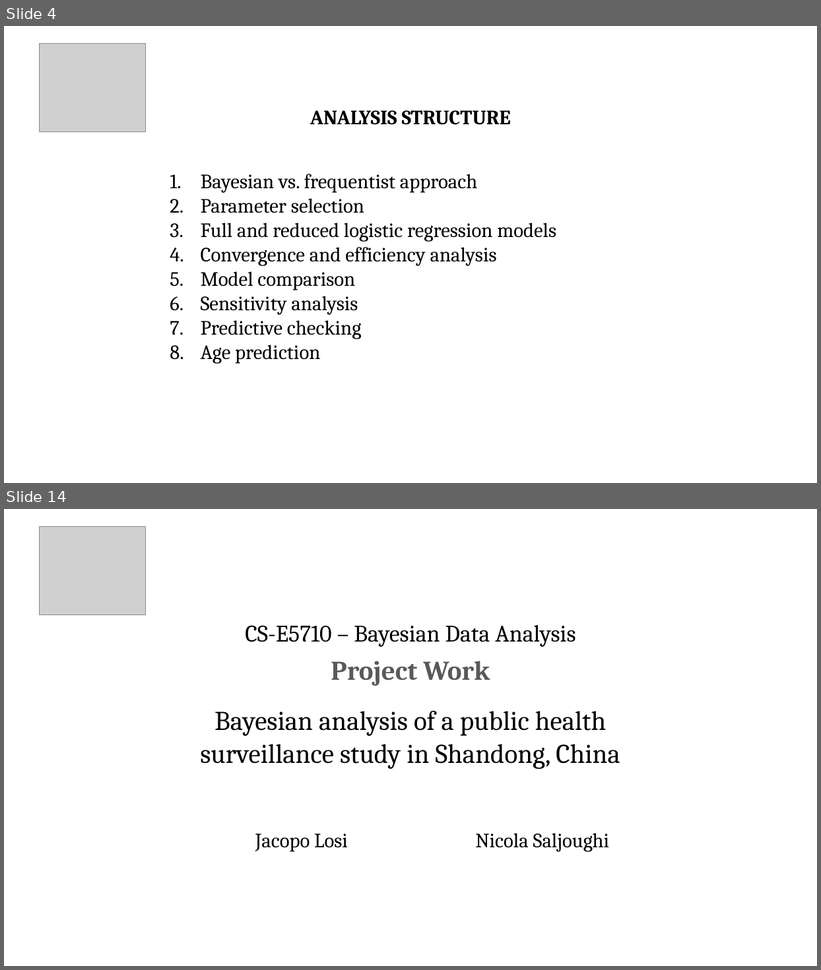
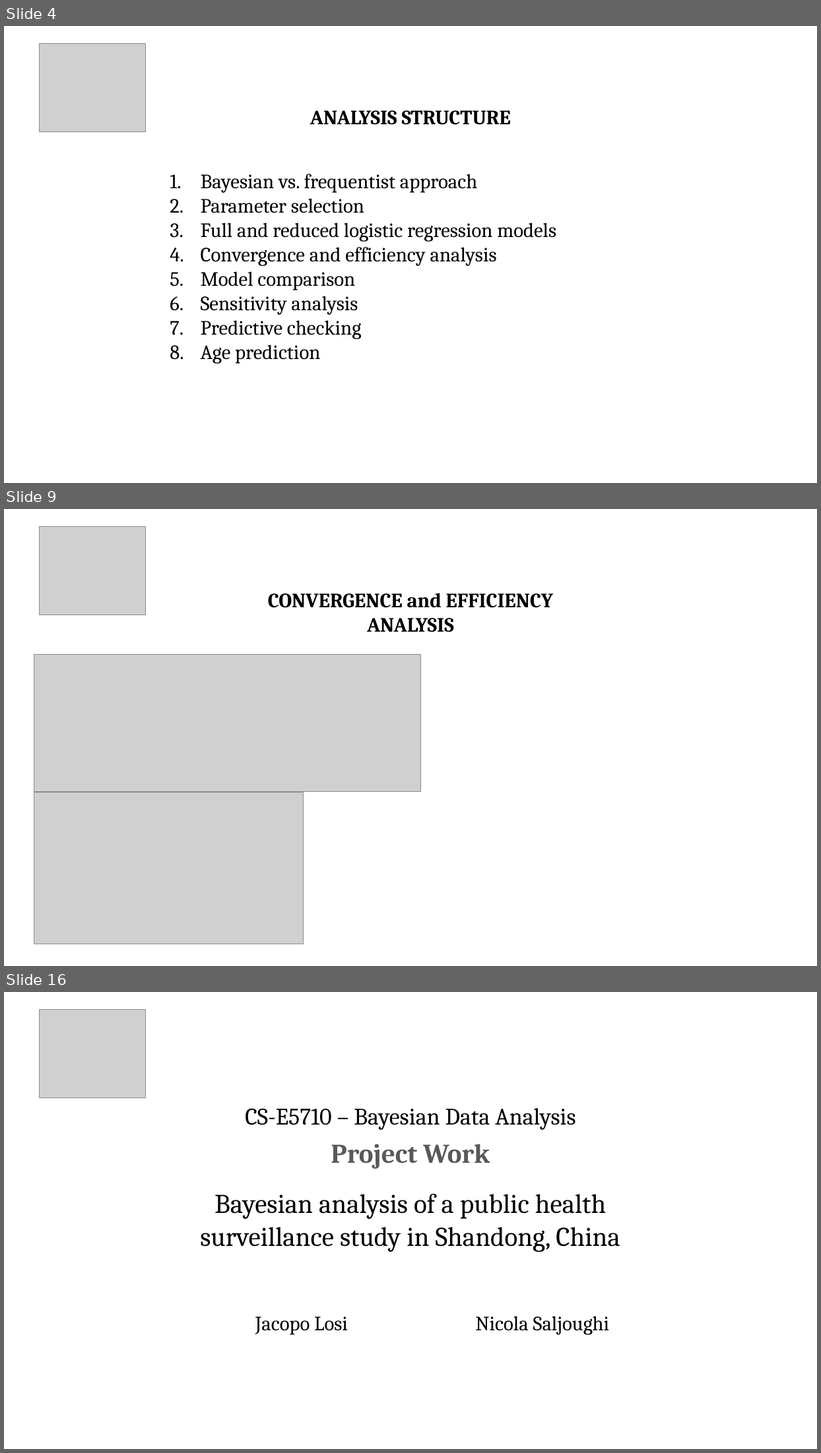
Before and after one commit to Losijacopo/Bayesian_data_ananlysis_project, a slide deck: last_presentation.pptx. Shown one above the other, each under a label of ours: slides 4 and 14 before the commit, slides 4, 9 and 16 after it; the slides between them are not shown. The pictures are 821x970 and 821x1453 pixels, drawn with LibreOffice and Linux fonts; fonts in the diff are those of the drawing; grey boxes stand for pictures. Boxes give left, top, right and bottom in pixels: in the first picture for what was removed or moved away, otherwise in the second. Text is boxed around its words. In the diff, an @@ line names an element or a change of style, - is before the commit and + after.

Commit message:
presentation update

```diff
--- a/last_presentation.pptx
+++ b/last_presentation.pptx
@@ slide 9 added at (4, 509, 817, 966), background #FFFFFF @@
@@ picture added at (40, 527, 145, 615) @@
@@ text added at (268, 593, 554, 632), 24 pt, text #000000, bold @@
+CONVERGENCE and EFFICIENCY ANALYSIS
@@ picture added at (34, 654, 421, 792) @@
@@ picture added at (34, 793, 304, 944) @@
@@ what was slide 14 is now slide 16 @@
```
Also in this commit, not shown: 7 slides changed, 3 other slides added, 2 slides removed, 5 other files.
